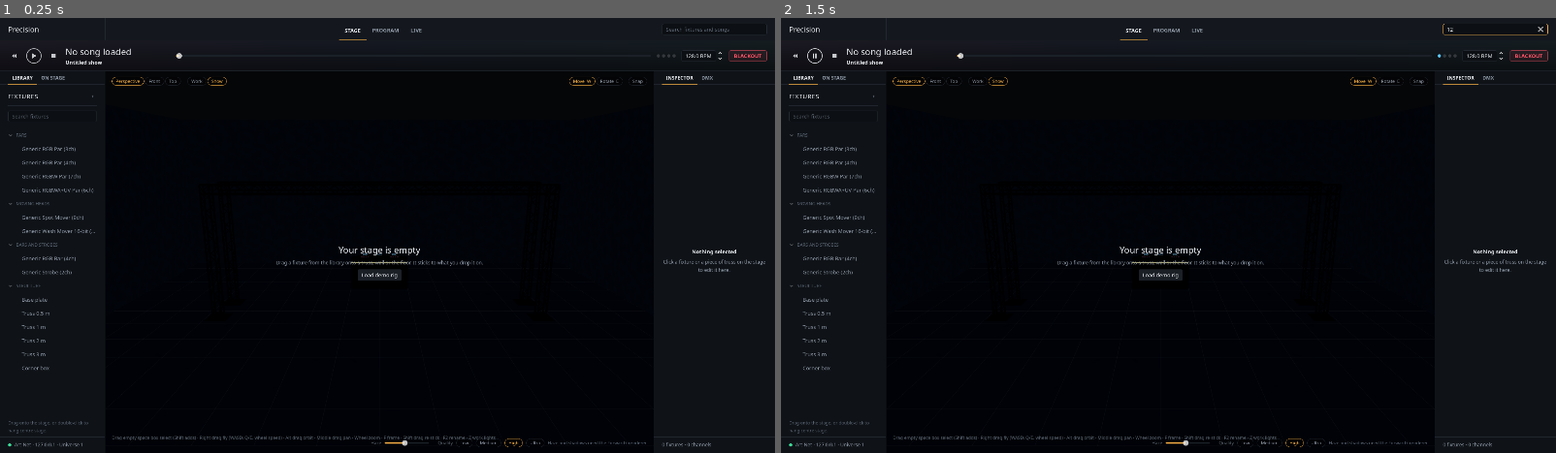
Above: before the commit, frames 1-2 (left to right).
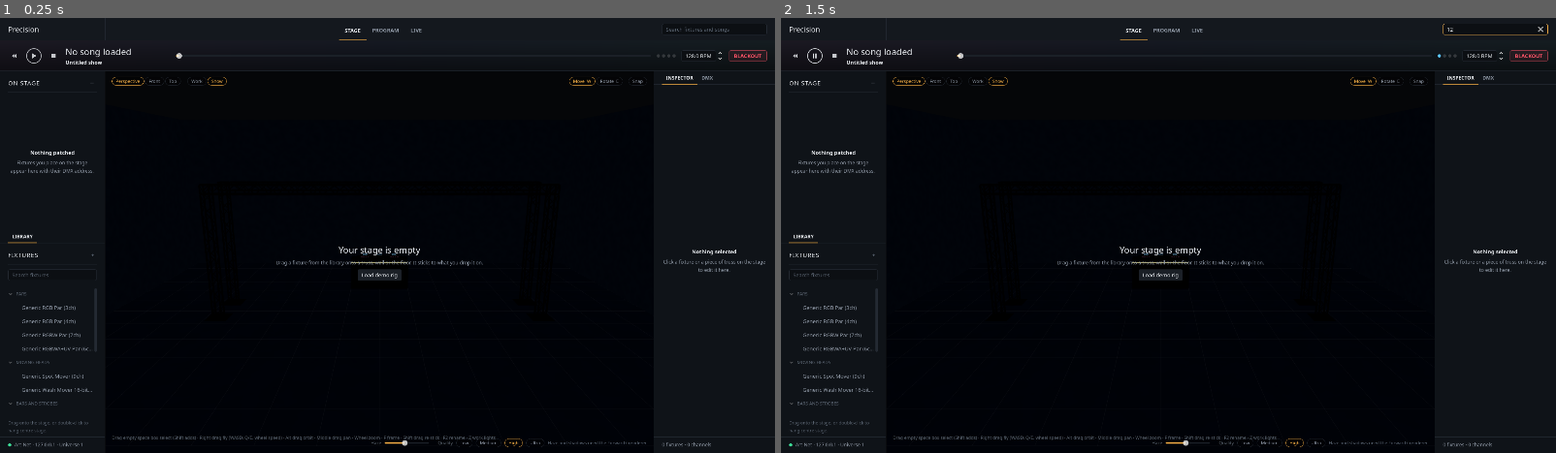
Above: after the commit, the same moments.

Repository: LuckyOwlStudios/Precision
Game: Godot game, scene res://ui/main/main_window.tscn
Same seed, same stepped clock (60 frames per second), same inputs: the game is played once before the commit and once after it.
Inputs (mouse positions are in pixels of both pictures, inside the frame that each line leads up to):
- Up to frame 1 (0.25 s): no input
- Up to frame 2 (1.5 s): click (1494, 31) at 0.52 s; type "12" at 0.6 s; click (812, 57) at 1.25 s

The runs differ from the first frame. In frame 1, 0.9% of the frame differs, in the area x 1-13%, y 13-90%; in frame 2, 0.9%.

Commit message:
Stack On stage above Library in a vertical split left dock
Co-Authored-By: Claude Sonnet 5.5 <noreply@anthropic.com>
Claude-Session: https://claude.ai/code/session_01ACHC6jjggRFnHQu3xYe7z9

Diff:
--- a/ui/main/main_window.gd
+++ b/ui/main/main_window.gd
@@ -27,7 +27,7 @@
 	for panel: Node in [%NowPlaying, stage, timeline, %Library, %OnStage, %Songs, %Inspector, %Cues, %DMX, %DJ]:
 		panel.call("setup", ctx)
 
-	_title_tabs(left_tabs, ["Library", "On stage", "Songs"])
+	_title_tabs(left_tabs, ["Library", "Songs"])
 	_title_tabs(right_tabs, ["Inspector", "Cues", "DMX", "DJ"])
 
 	workspace_tabs.current_tab = ctx.workspace
@@ -64,9 +64,12 @@
 
 
 ## Each workspace shows only the dock tabs that belong to its job:
-##   Stage   - build the rig: Library + On stage on the left; Inspector (name,
+##   The left dock is a vertical split, like Godot's scene tree over its file
+##   system: On stage (the rig) always on top, and below it the browser for the
+##   job (a tab strip that only holds that workspace's tab).
+##   Stage   - build the rig: On stage over Library on the left; Inspector (name,
 ##             patch, placement) + DMX patch map on the right. No timeline.
-##   Program - write a song's show: Songs + On stage on the left; Inspector
+##   Program - write a song's show: On stage over Songs on the left; Inspector
 ##             (look and aim) + Cues on the right, with the timeline below.
 ##   Live    - run the night: no left dock; DJ sync + Cues on the right, timeline below.
 func _apply_workspace(ws: StudioContext.Workspace) -> void:
@@ -75,10 +78,10 @@
 	var right: Array[Control]
 	match ws:
 		StudioContext.Workspace.STAGE:
-			left = [%Library, %OnStage]
+			left = [%Library]
 			right = [%Inspector, %DMX]
 		StudioContext.Workspace.PROGRAM:
-			left = [%Songs, %OnStage]
+			left = [%Songs]
 			right = [%Inspector, %Cues]
 		StudioContext.Workspace.LIVE:
 			right = [%DJ, %Cues]
--- a/ui/main/main_window.tscn
+++ b/ui/main/main_window.tscn
@@ -111,28 +111,35 @@
 layout_mode = 2
 theme_override_constants/separation = 0
 
-[node name="LeftTabs" type="TabContainer" parent="Layout/Body/LeftDock/Column" unique_id=1167913409]
-unique_name_in_owner = true
+[node name="LeftSplit" type="VSplitContainer" parent="Layout/Body/LeftDock/Column" unique_id=1177962628]
+unique_name_in_owner = true
+layout_mode = 2
+size_flags_vertical = 3
+split_offset = -60
+
+[node name="OnStage" parent="Layout/Body/LeftDock/Column/LeftSplit" unique_id=945886955 instance=ExtResource("5_rig")]
+unique_name_in_owner = true
+custom_minimum_size = Vector2(0, 140)
+layout_mode = 2
+size_flags_vertical = 3
+
+[node name="LeftTabs" type="TabContainer" parent="Layout/Body/LeftDock/Column/LeftSplit" unique_id=1167913409]
+unique_name_in_owner = true
+custom_minimum_size = Vector2(0, 140)
 layout_mode = 2
 size_flags_vertical = 3
 current_tab = 0
 
-[node name="Library" parent="Layout/Body/LeftDock/Column/LeftTabs" unique_id=1596397137 instance=ExtResource("4_lib")]
+[node name="Library" parent="Layout/Body/LeftDock/Column/LeftSplit/LeftTabs" unique_id=1596397137 instance=ExtResource("4_lib")]
 unique_name_in_owner = true
 layout_mode = 2
 metadata/_tab_index = 0
 
-[node name="OnStage" parent="Layout/Body/LeftDock/Column/LeftTabs" unique_id=945886955 instance=ExtResource("5_rig")]
+[node name="Songs" parent="Layout/Body/LeftDock/Column/LeftSplit/LeftTabs" unique_id=1379967945 instance=ExtResource("6_songs")]
 unique_name_in_owner = true
 visible = false
 layout_mode = 2
 metadata/_tab_index = 1
-
-[node name="Songs" parent="Layout/Body/LeftDock/Column/LeftTabs" unique_id=1379967945 instance=ExtResource("6_songs")]
-unique_name_in_owner = true
-visible = false
-layout_mode = 2
-metadata/_tab_index = 2
 
 [node name="LeftFooter" type="PanelContainer" parent="Layout/Body/LeftDock/Column" unique_id=13885142]
 custom_minimum_size = Vector2(0, 40)
